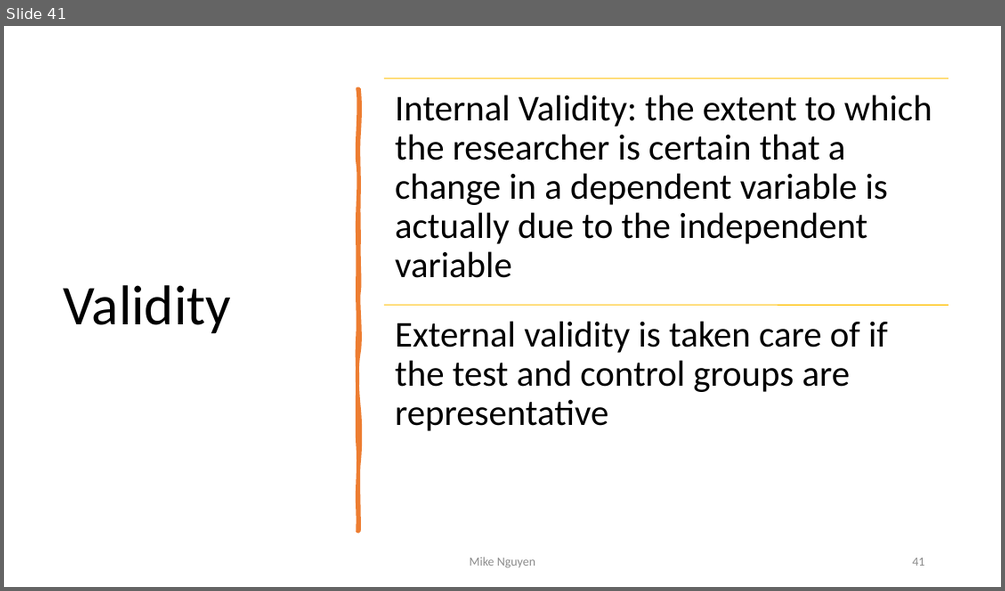
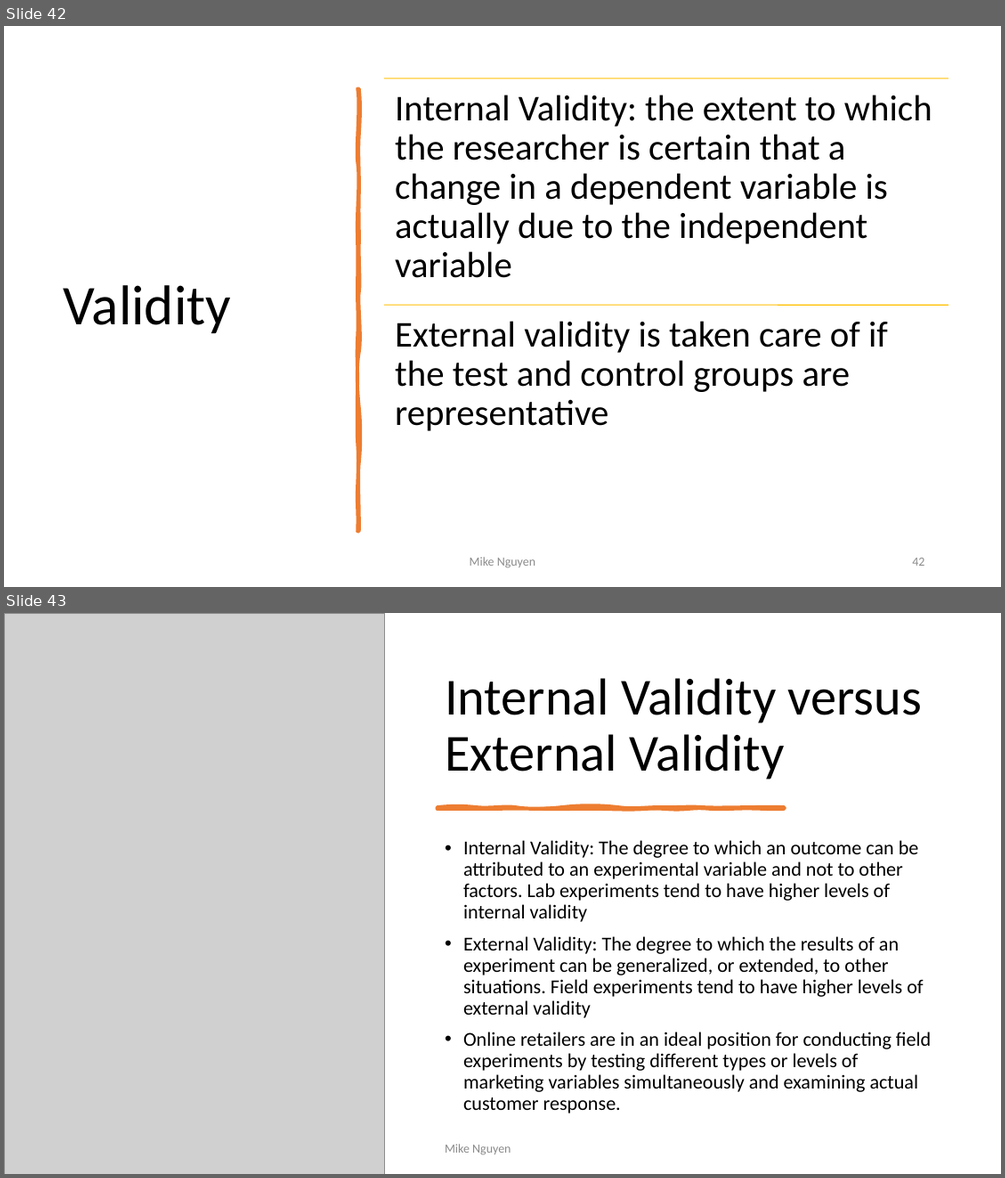
Before and after one commit to mikenguyen13/mar4050, a slide deck: lectures/2/2_Research Design.pptx. Shown one above the other, each under a label of ours: slide 41 before the commit, slides 42 and 43 after it. The pictures are 1005x591 and 1005x1178 pixels, drawn with LibreOffice and Linux fonts; fonts in the diff are those of the drawing; grey boxes stand for pictures. Boxes give left, top, right and bottom in pixels: in the first picture for what was removed or moved away, otherwise in the second. Text is boxed around its words. In the diff, an @@ line names an element or a change of style, - is before the commit and + after.

```diff
--- a/lectures/2/2_Research Design.pptx
+++ b/lectures/2/2_Research Design.pptx
@@ slide 43 added at box(4, 613, 1001, 1174), background #FFFFFF @@
@@ picture added at box(4, 613, 385, 1174) @@
@@ title added at box(445, 678, 922, 779), 50 pt, text #000000 @@
+Internal Validity versus External Validity
@@ freeform shape added at box(437, 807, 784, 809), fill #ED7D31, outline #ED7D31 3.5 pt @@
@@ text added at box(463, 840, 930, 1113), 19 pt, text #000000 @@
+• Internal Validity: The degree to which an outcome can be attributed to an experimental variable and not to other factors. Lab experiments tend to have higher levels of internal validity
+• External Validity: The degree to which the results of an experiment can be generalized, or extended, to other situations. Field experiments tend to have higher levels of external validity
+• Online retailers are in an ideal position for conducting field experiments by testing different types or levels of marketing variables simultaneously and examining actual customer response.
@@ text added at box(445, 1143, 510, 1155), 12 pt, text #8C8C8C @@
+Mike Nguyen
@@ what was slide 41 is now slide 42 @@
@@ page number at box(912, 557, 924, 565): text changed @@
-41
+42
```
Also in this commit, not shown: 1 other slide added, 12 other files.
